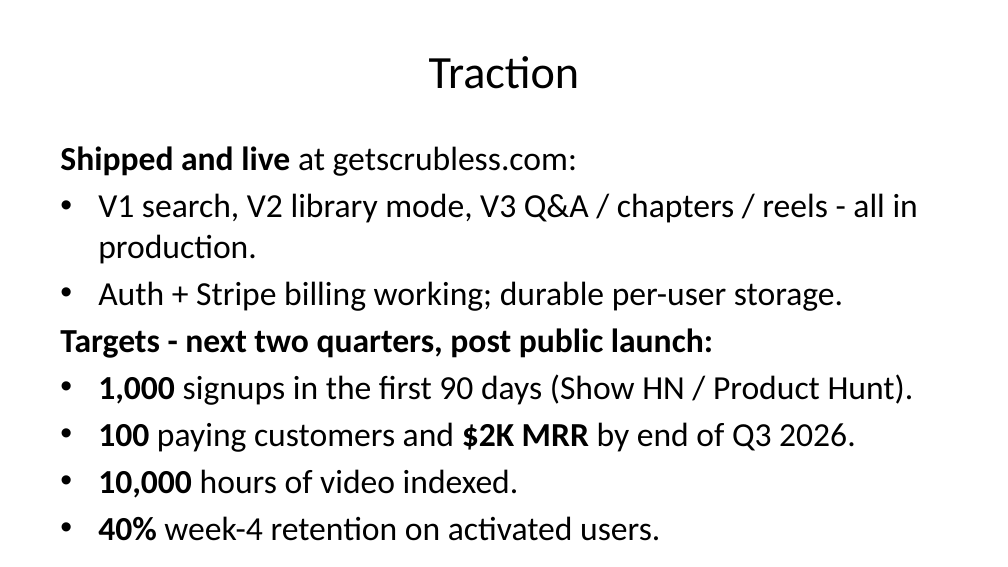
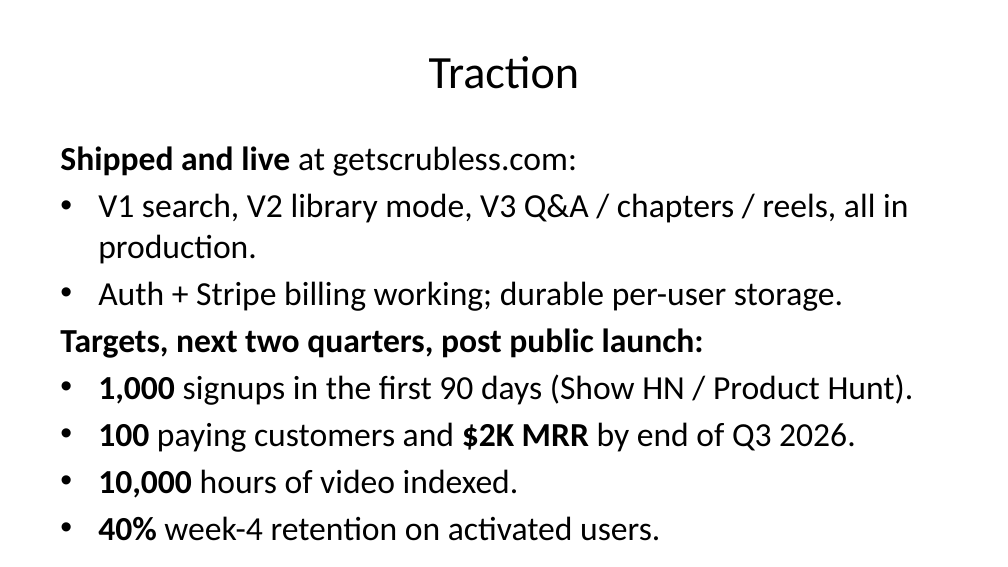
Before and after one commit to ernest-opara/scrubless, a slide deck: slide 9 of docs/PITCH-editable.pptx. Drawn at 1008x567 pixels with LibreOffice and Linux fonts; fonts in the diff are those of the drawing. Boxes give left, top, right and bottom in pixels: in the first picture for what was removed or moved away, otherwise in the second. Text is boxed around its words. In the diff, an @@ line names an element or a change of style, - is before the commit and + after.

```diff
--- a/docs/PITCH-editable.pptx
+++ b/docs/PITCH-editable.pptx
@@ text at [98, 193, 908, 264]: text changed @@
-• V1 search, V2 library mode, V3 Q&A / chapters / reels - all in production.
+• V1 search, V2 library mode, V3 Q&A / chapters / reels, all in production.
@@ text at [60, 328, 704, 358]: text changed @@
-Targets - next two quarters, post public launch:
+Targets, next two quarters, post public launch:
```
Also in this commit, not shown: 11 other slides changed, 12 other files.
